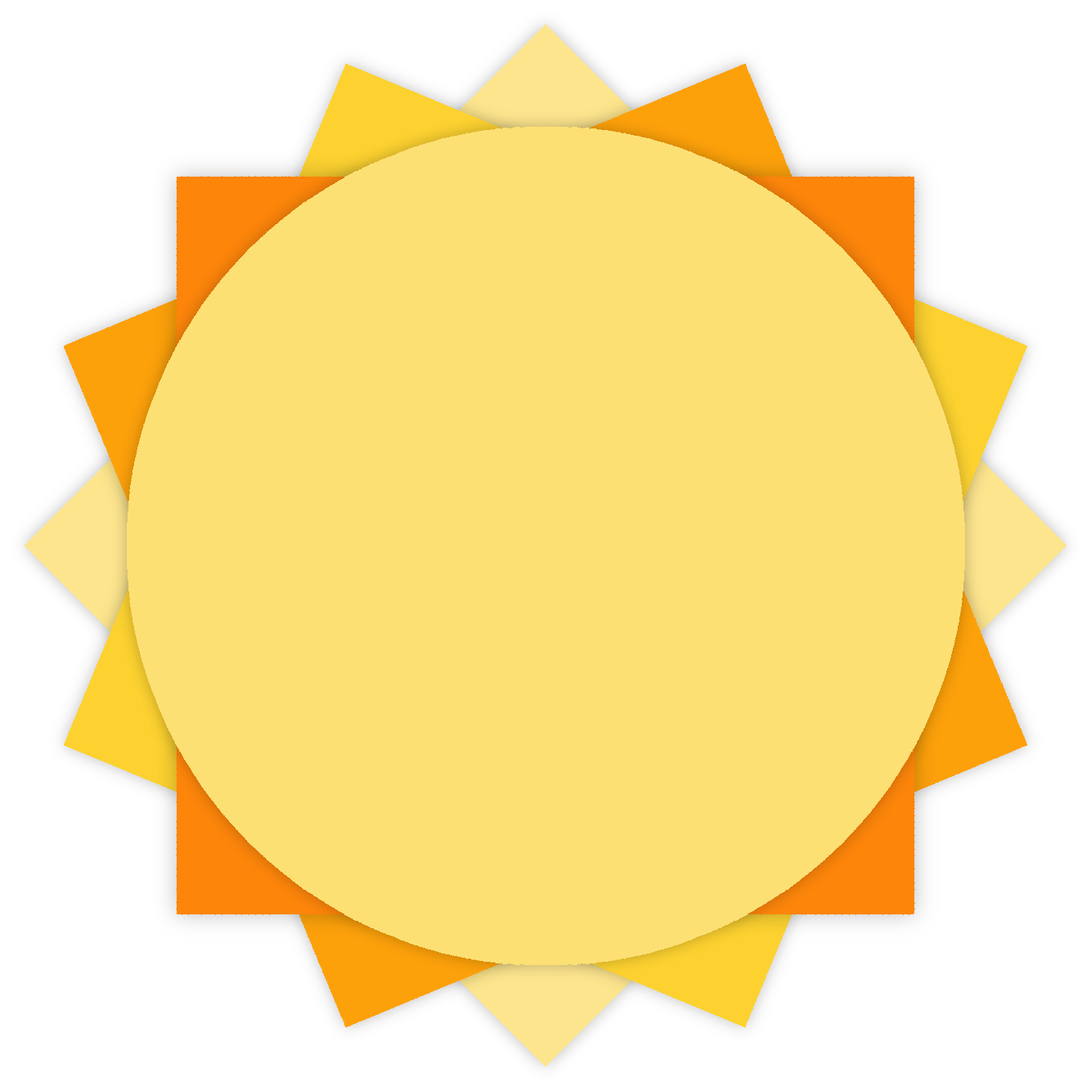
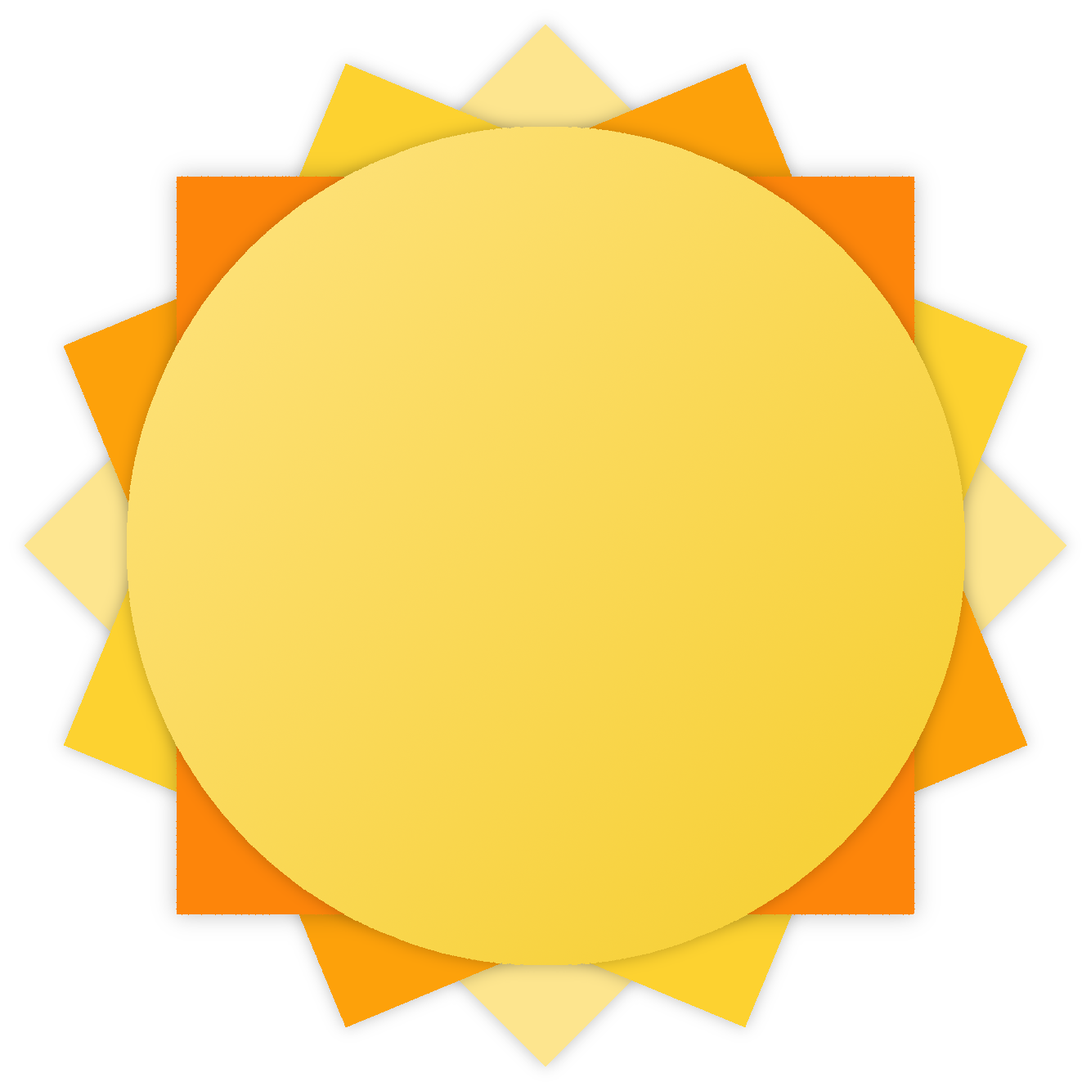
Revision of a layered 1091px x 1091px image; what changed, layer by layer:
painted on "square #1" over [126, 126, 966, 966]
